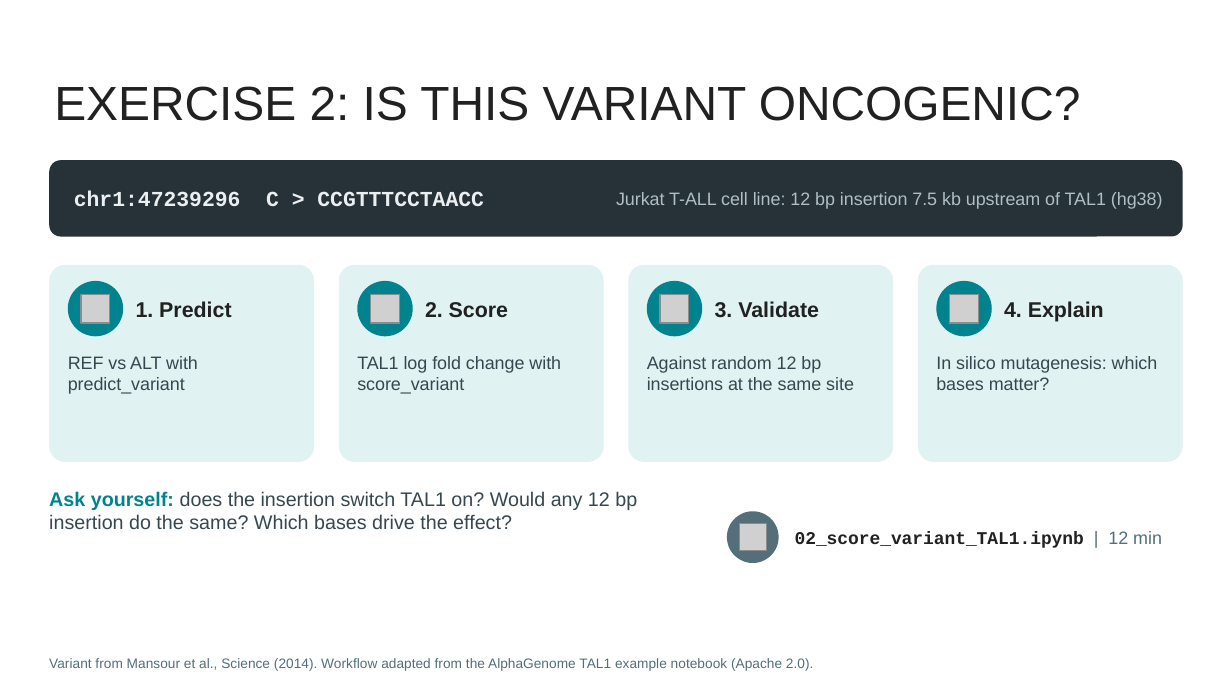
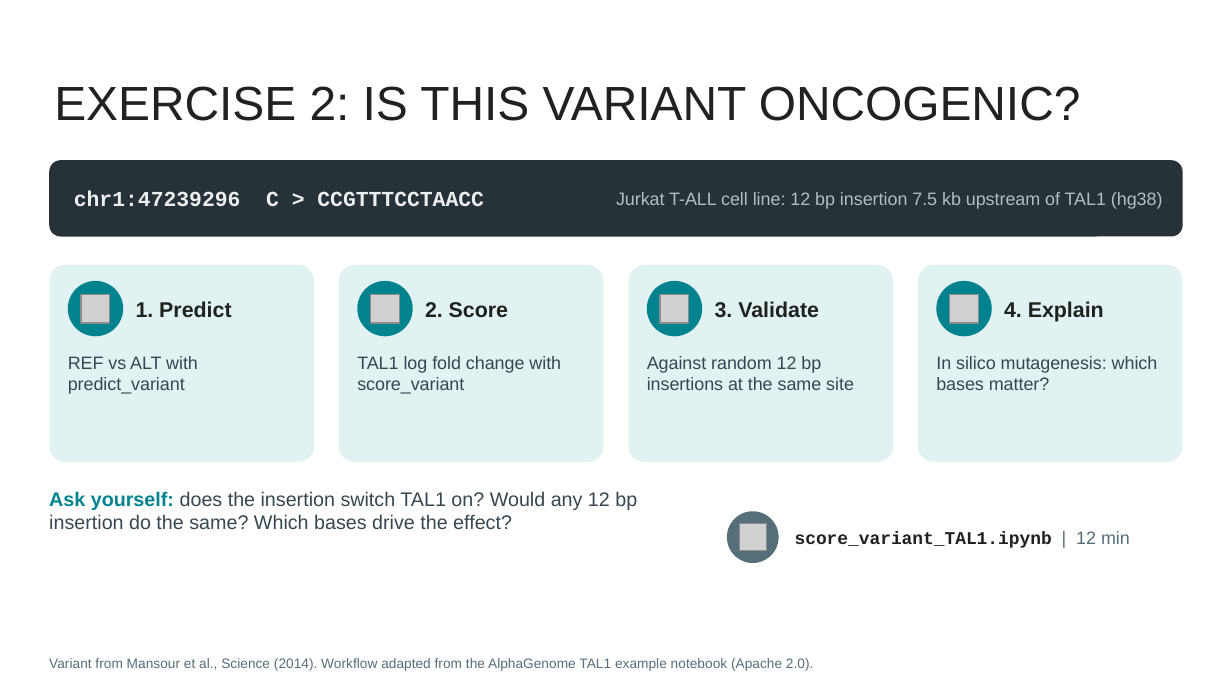
Before and after one commit to BigMindLab/Tutorial_IA_ISCB-LATAM_2026, a slide deck: slide 13 of slides/Workshop-ISCB_M02.pptx. Drawn at 1232x693 pixels with LibreOffice and Linux fonts; fonts in the diff are those of the drawing; grey boxes stand for pictures. Boxes give left, top, right and bottom in pixels: in the first picture for what was removed or moved away, otherwise in the second. Text is boxed around its words. In the diff, an @@ line names an element or a change of style, - is before the commit and + after.

```diff
--- a/slides/Workshop-ISCB_M02.pptx
+++ b/slides/Workshop-ISCB_M02.pptx
@@ text at (x1=795, y1=531, x2=1130, y2=548): text changed @@
-02_score_variant_TAL1.ipynb | 12 min
+score_variant_TAL1.ipynb | 12 min
```
Also in this commit, not shown: 1 other slide changed.
